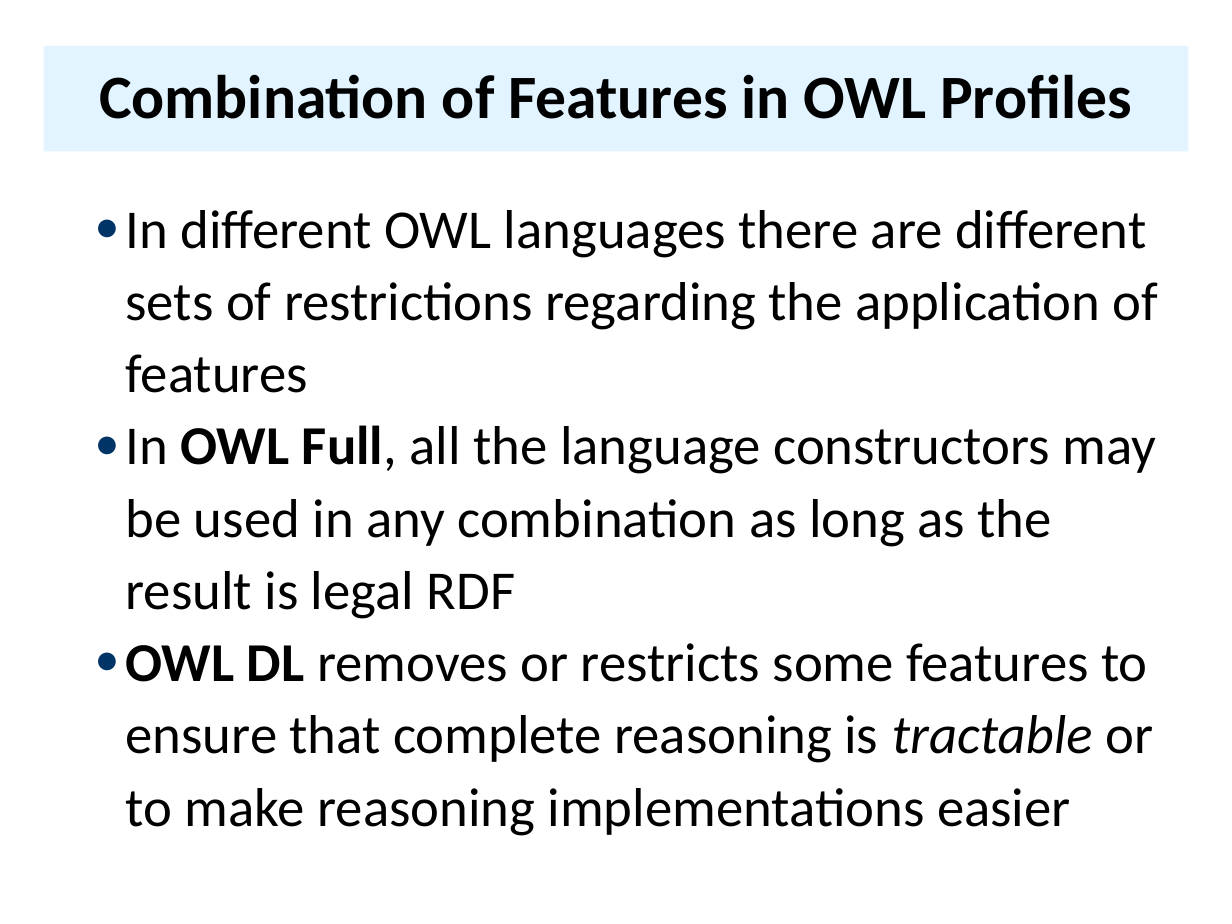
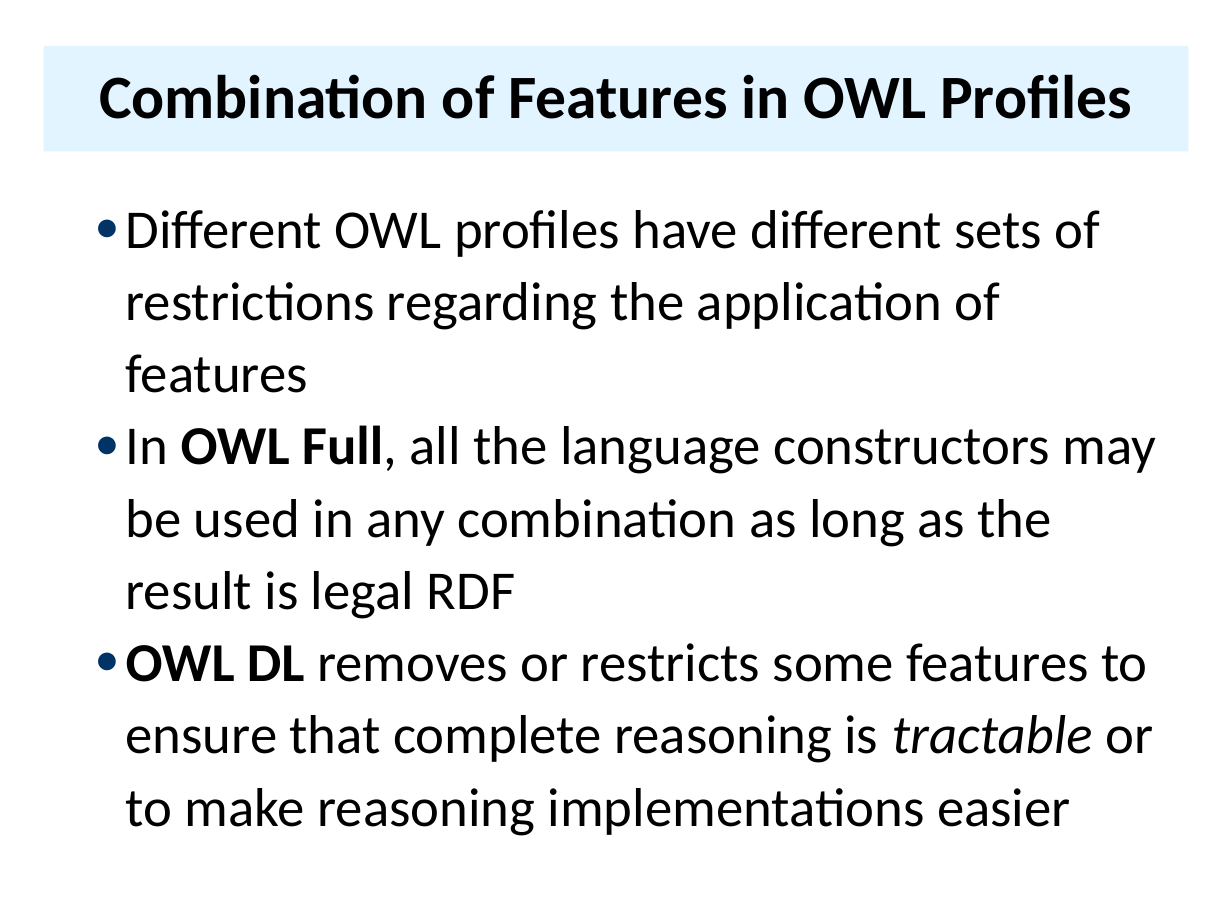
Before and after one commit to UMBC-CMSC-491-691-F19-Knowledge-Graphs/class_material, a slide deck: slide 68 of notes/07_owl/07OWL.pptx. Drawn at 1232x924 pixels with LibreOffice and Linux fonts; fonts in the diff are those of the drawing. Boxes give left, top, right and bottom in pixels: in the first picture for what was removed or moved away, otherwise in the second. Text is boxed around its words. In the diff, an @@ line names an element or a change of style, - is before the commit and + after.

```diff
--- a/notes/07_owl/07OWL.pptx
+++ b/notes/07_owl/07OWL.pptx
@@ text at <box>126,210,1101,393</box>: text changed @@
-● In different OWL languages there are different sets of restrictions regarding the application of features
+● Different OWL profiles have different sets of restrictions regarding the application of features
```
Also in this commit, not shown: 1 other slide changed, 1 other file.
